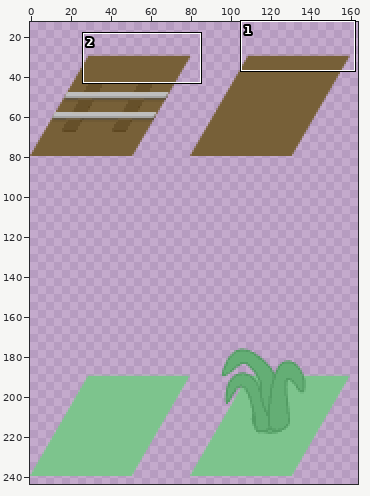
One commit to this sprite sheet: assets/env_tiles.png. Above: a wide view before the commit, with the close-up outlined.
Close-up. Old version:
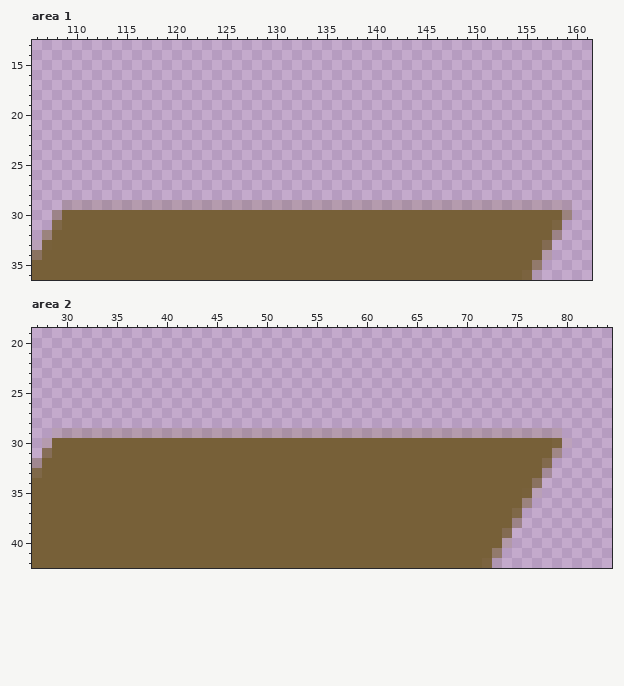
The file is 512x512 pixels. Pixels under 10% opacity are left out. Colours within 5 levels of each other are drawn and written as one. Shown: area 1: x 106..161, y 13..36; area 2: x 27..84, y 19..42. The wide view leaves out empty margins.
After:
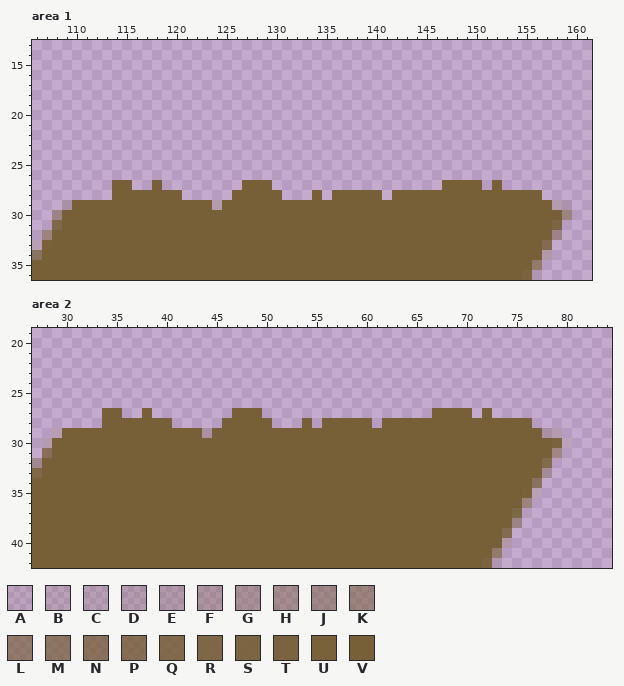
Palette (. is transparent): A #7760381b  B #77603824  C #7760382a  D #77603833  E #7760383c  F #7760384b  G #7760385a  H #77603869  J #77603878  K #77603887  L #776038a5  M #776038b4  N #776038c3  P #776038cf  Q #776038db  R #776038e4  S #776038ed  T #776038f3  U #776038f9  V #776038
Difference:
--- area 1
@@ x 106..161 @@
 26 ........................................................
-27 ........................................................
-28 ........................................................
-29 ...DDDDDDDDDDDDDDDDDDDDDDDDDDDDDDDDDDDDDDDDDDDDDDDDDDC..
+27 ........VV..V........VVV.................VVVV.V.........
+28 ........VVVVVVV.....VVVVV...V.VVVVV.VVVVVVVVVVVVVVV.....
+29 ...DVVVVVVVVVVVVVVDVVVVVVVVVVVVVVVVVVVVVVVVVVVVVVVVVDC..
 30 ..HVVVVVVVVVVVVVVVVVVVVVVVVVVVVVVVVVVVVVVVVVVVVVVVVVVK..
--- area 2
@@ x 27..84 @@
 26 ..........................................................
-27 ..........................................................
-28 ..........................................................
-29 ..CDDDDDDDDDDDDDDDDDDDDDDDDDDDDDDDDDDDDDDDDDDDDDDDDDD.....
+27 .......VV..V........VVV.................VVVV.V............
+28 .......VVVVVVV.....VVVVV...V.VVVVV.VVVVVVVVVVVVVVV........
+29 ..CVVVVVVVVVVVVVVDVVVVVVVVVVVVVVVVVVVVVVVVVVVVVVVVVDD.....
 30 .DVVVVVVVVVVVVVVVVVVVVVVVVVVVVVVVVVVVVVVVVVVVVVVVVVVTA....
Boxes around the changes in both close-ups, in picture pixels (x1, y1, x2, y2):
changed: (72, 180, 552, 210)
changed: (62, 408, 542, 438)
